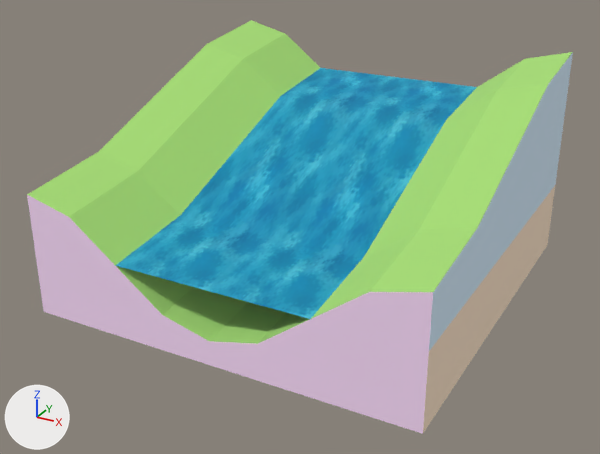
The glTF model assemblies/River_Incline_Narrow_Gentle.glb as it was, and as the next commit left it.
One viewpoint serves both versions: a camera (50 mm lens) standing at (422.0, -662.0, 409.0) and looking at (45.0, 24.0, 66.0). The lights are fixed; the arrows at lower left show +X, +Y and +Z. The first picture is the older version. Vertices at exactly the same position are counted once.

In view in the first picture: 'Grass_Hill_Gentle_Overlapping_Sharp_2x4.001', 'Grass_Hill_Gentle_Overlapping_Sharp_2x4.003', 'Terrain_Water_River_Incline_Gentle_1x4.001', 'Terrain_Water_River_Incline_Gentle_1x4.003'.
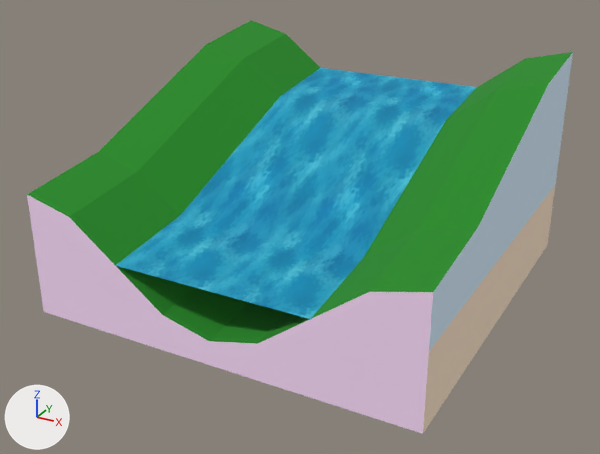
The change, as a diff of the scene's bpy script:
```diff
--- a/assemblies/River_Incline_Narrow_Gentle.glb.py
+++ b/assemblies/River_Incline_Narrow_Gentle.glb.py
@@ img_colormap @@
+img_colormap = load_image('colormap', '../textures/colormap.png', 512, 512, 'sRGB')
@@ mat_grass @@
 mat_grass = principled_material('Grass')
-mat_grass.base_color = (0.388, 0.729, 0.18)  # green #a7de76
+mat_grass.texture = img_colormap
 mat_grass.roughness = 1.0
@@ me_object433 @@
 me_object433.from_pydata(...)  # 23 vertices, 42 faces; spans x -1.5..2.5, y -2.25..0.0, z -0.5..1.5
 # used by ob_grass_hill_gentle_overlapping_sharp_2x4_001; parent = ob_rootnode_001; location = (0.0, 0.0, 0.0); rotation_euler = (-1.571, 0.0, 0.0), in degrees (-90, 0, 0); scale = (100.0, 100.0, 100.0)
+# me_object433 part 1: texture (UV) coordinates of 18 of 42 faces, centred in x -1.17..2.17, y -2.17..-0.33, z -0.33..1.33, changed; they spanned u 0.0..1.0, v 0.0..1.0 and now span u 0.28..0.28, v 0.75..0.75
 me_object433.materials.append(mat_hidden_pink)
```

Location of each change, [x1, y1, x2, y2] in pixels of the pictures (600 x 454 px):
'Grass_Hill_Gentle_Overlapping_Sharp_2x4.003', surface changed (darker)
    both: [209, 52, 573, 347]
'Grass_Hill_Gentle_Overlapping_Sharp_2x4.001', surface changed (darker)
    both: [27, 20, 320, 344]
part 1 of me_object433, surface changed (darker)
    both: [27, 20, 573, 344]
